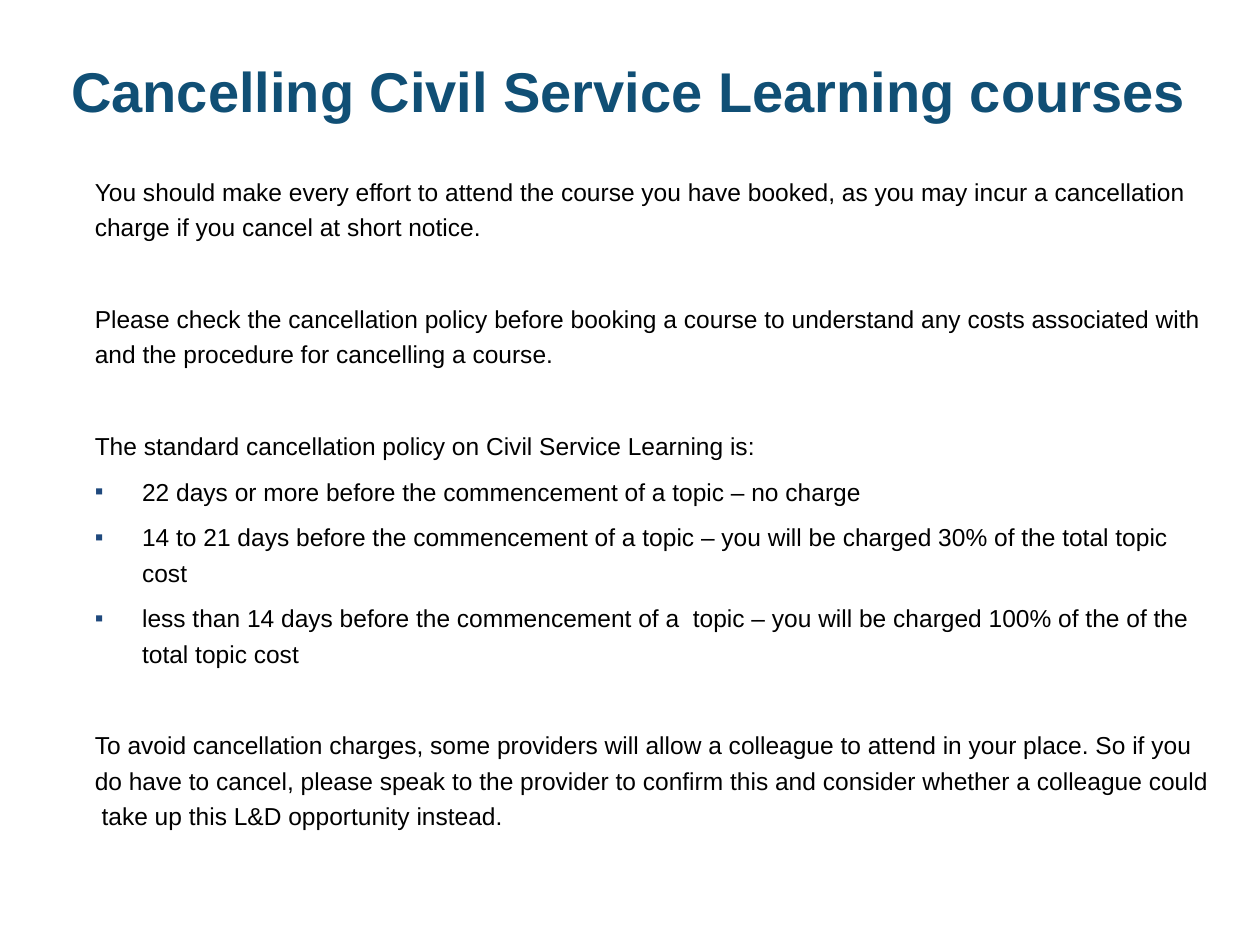
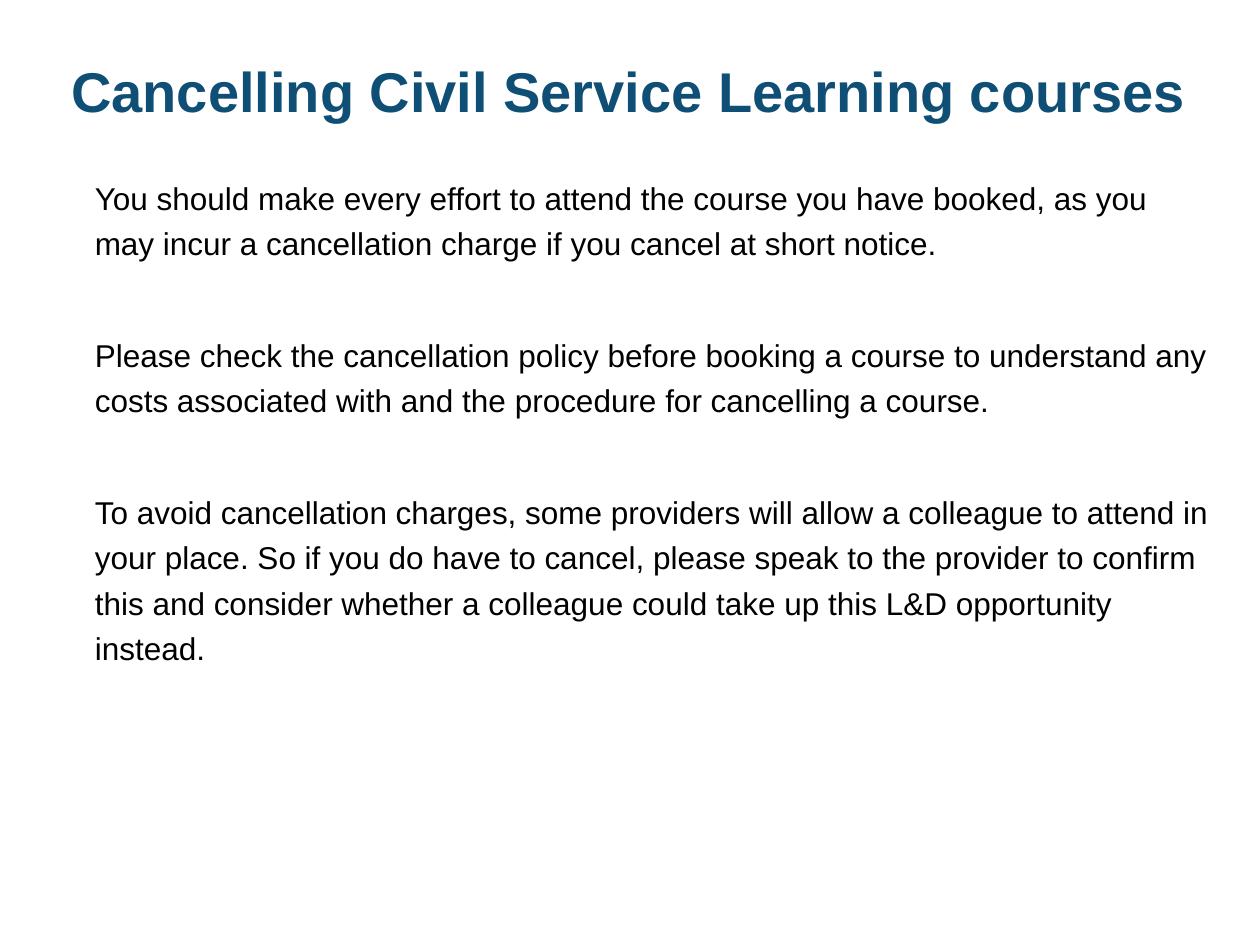
Before and after one commit to GORSlearningdevelopmentpages/GORSlearningdevelopmentpages.github.io, a slide deck: slide 7 of files/GORS Guide to booking an external course v2.0.pptx. Drawn at 1260x945 pixels with LibreOffice and Linux fonts; fonts in the diff are those of the drawing. Boxes give left, top, right and bottom in pixels: in the first picture for what was removed or moved away, otherwise in the second. Text is boxed around its words. In the diff, an @@ line names an element or a change of style, - is before the commit and + after.

```diff
--- a/files/GORS Guide to booking an external course v2.0.pptx
+++ b/files/GORS Guide to booking an external course v2.0.pptx
@@ text "You should make every effort ..." at (x1=95, y1=187, x2=1208, y2=661): size 14 to 18 pt @@
@@ text at (x1=95, y1=437, x2=1188, y2=668): paragraphs removed @@
-The standard cancellation policy on Civil Service Learning is:
-▪ 22 days or more before the commencement of a topic – no charge
-▪ 14 to 21 days before the commencement of a topic – you will be charged 30% of the total topic cost
-▪ less than 14 days before the commencement of a topic – you will be charged 100% of the of the total topic cost
```
Also in this commit, not shown: 3 other slides changed.
